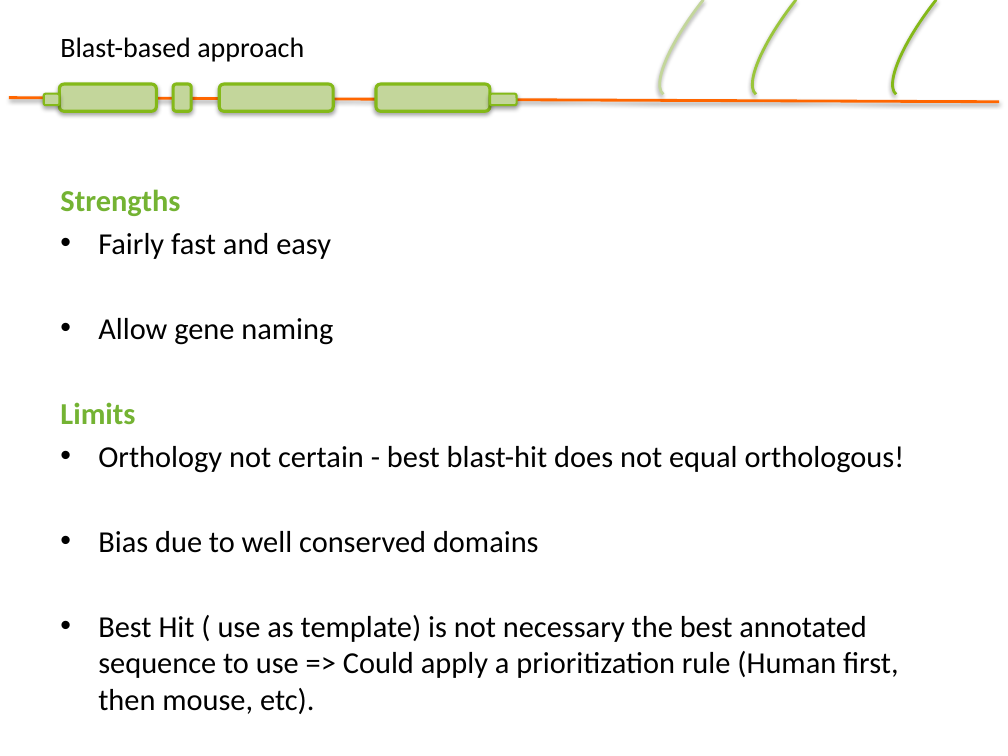
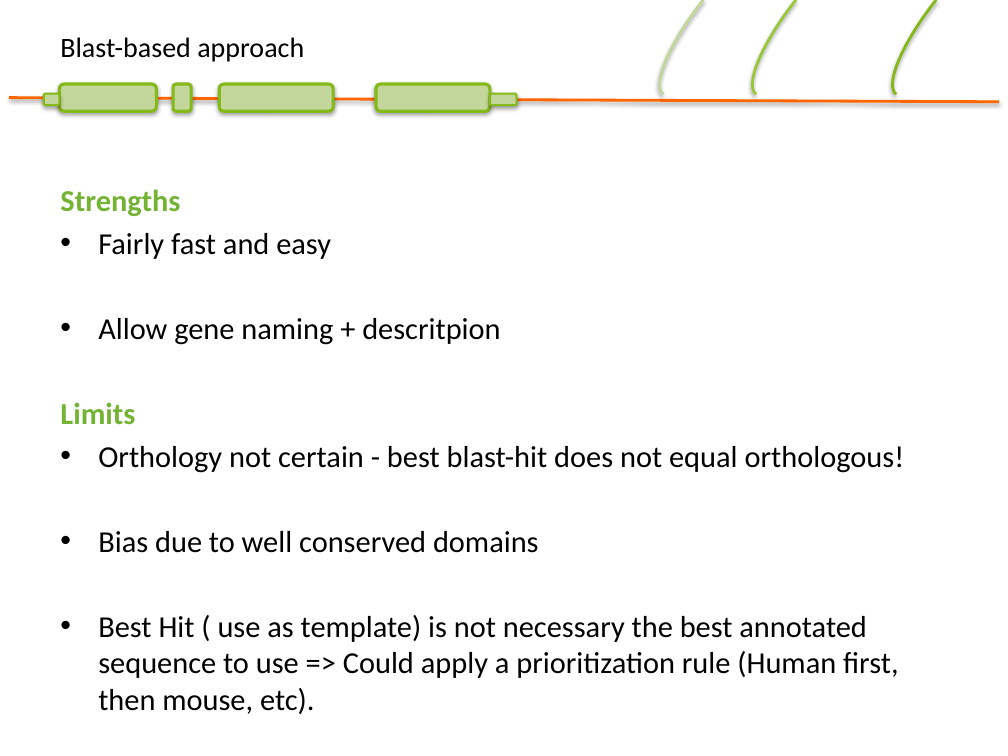
Before and after one commit to SGBC/course, a slide deck: slide 14 of nbis_annotation/slides/Functional_annotation.pptx (slide 13 before the commit). Drawn at 1008x756 pixels with LibreOffice and Linux fonts; fonts in the diff are those of the drawing; background and template pictures are left out. Boxes give left, top, right and bottom in pixels: in the first picture for what was removed or moved away, otherwise in the second. Text is boxed around its words. In the diff, an @@ line names an element or a change of style, - is before the commit and + after.

```diff
--- a/nbis_annotation/slides/Functional_annotation.pptx
+++ b/nbis_annotation/slides/Functional_annotation.pptx
@@ text at [98, 318, 500, 345]: text changed @@
-• Allow gene naming
+• Allow gene naming + descritpion
```
Also in this commit, not shown: 7 other slides changed, 1 slide added, 7 other files.
